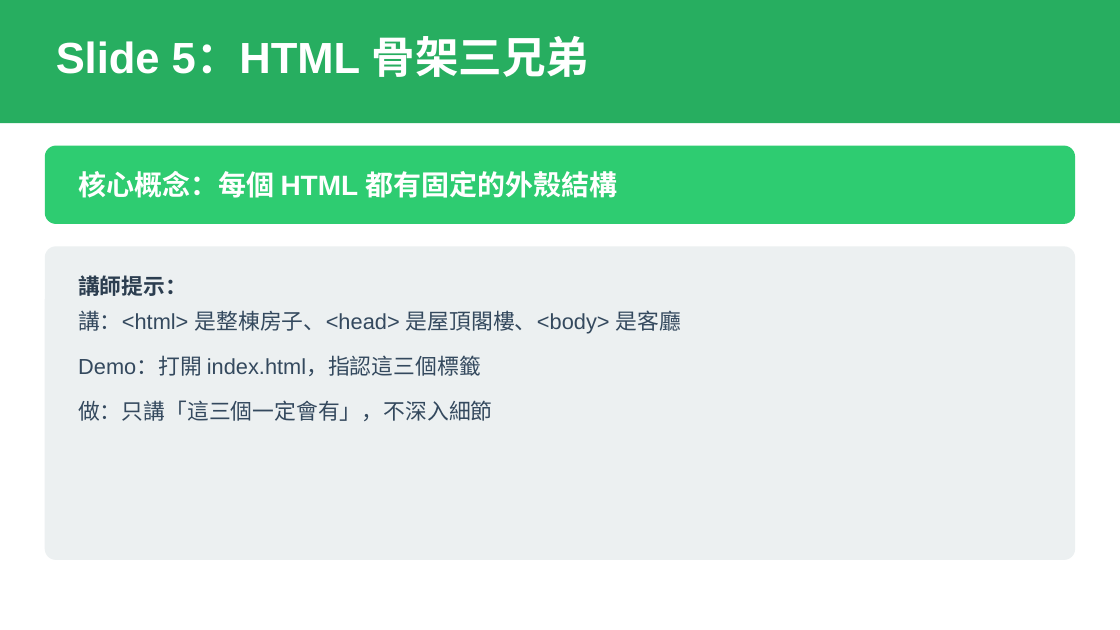
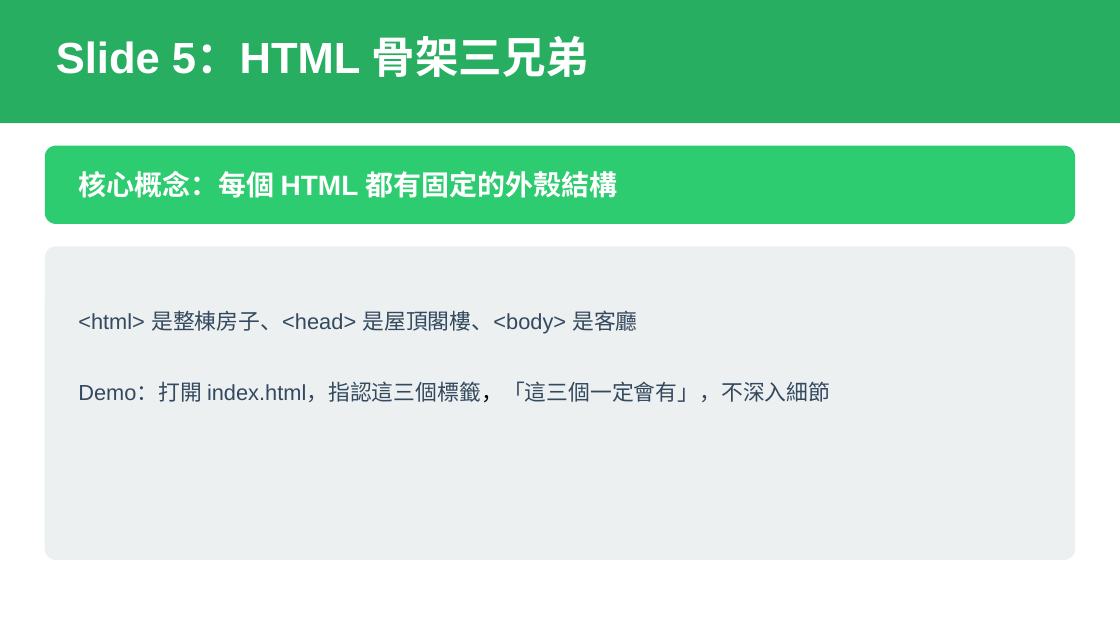
Before and after one commit to jonesandjay123/VibeCoding_Workshop, a slide deck: slide 6 of VibeCoding_TrainingDeck.pptx. Drawn at 1120x630 pixels with LibreOffice and Linux fonts; fonts in the diff are those of the drawing. Boxes give left, top, right and bottom in pixels: in the first picture for what was removed or moved away, otherwise in the second. Text is boxed around its words. In the diff, an @@ line names an element or a change of style, - is before the commit and + after.

```diff
--- a/VibeCoding_TrainingDeck.pptx
+++ b/VibeCoding_TrainingDeck.pptx
@@ text removed at [78,275,187,296] @@
-講師提示：
@@ text at [78,310,830,402]: text changed @@
-講：<html> 是整棟房子、<head> 是屋頂閣樓、<body> 是客廳
-Demo：打開 index.html，指認這三個標籤
-做：只講「這三個一定會有」，不深入細節
+<html> 是整棟房子、<head> 是屋頂閣樓、<body> 是客廳
+Demo：打開 index.html，指認這三個標籤，「這三個一定會有」，不深入細節
```
Also in this commit, not shown: 23 other slides changed, 1 slide added, 1 slide removed, 43 other files.
